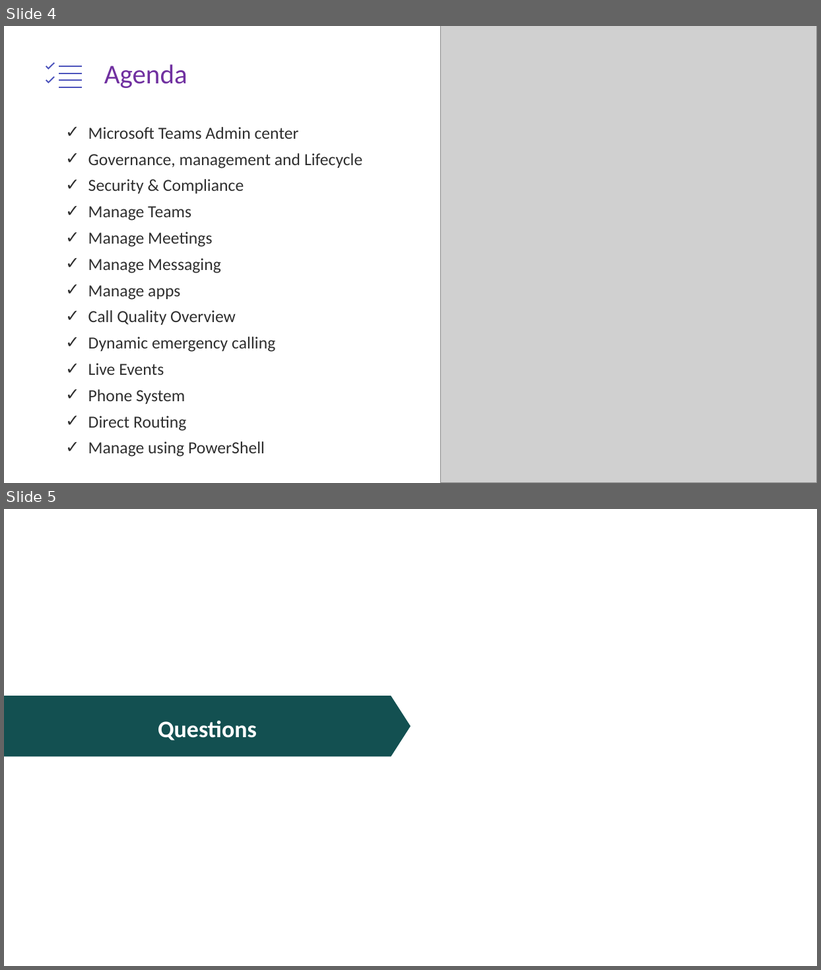
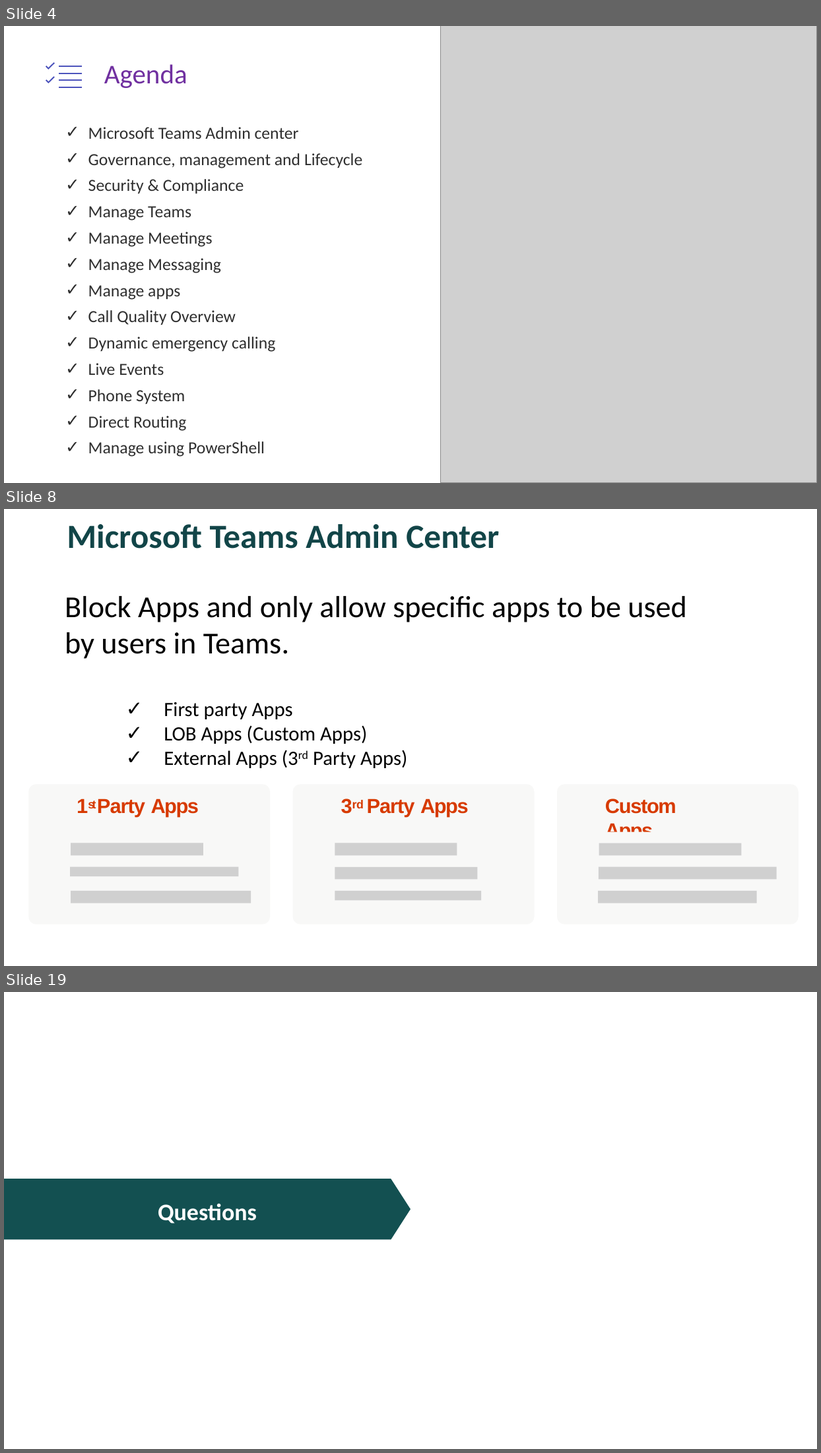
Before and after one commit to JPOWER4/MicrosoftTeams, a slide deck: MicrosoftTeams-Admin.pptx. Shown one above the other, each under a label of ours: slides 4 and 5 before the commit, slides 4, 8 and 19 after it; the slides between them are not shown. The pictures are 821x970 and 821x1453 pixels, drawn with LibreOffice and Linux fonts; fonts in the diff are those of the drawing; grey boxes stand for pictures; background and template pictures are left out. Boxes give left, top, right and bottom in pixels: in the first picture for what was removed or moved away, otherwise in the second. Text is boxed around its words. In the diff, an @@ line names an element or a change of style, - is before the commit and + after.

```diff
--- a/MicrosoftTeams-Admin.pptx
+++ b/MicrosoftTeams-Admin.pptx
@@ slide 8 added at (x1=4, y1=509, x2=817, y2=966), background #FFFFFF @@
@@ text added at (x1=67, y1=524, x2=499, y2=549), 40 pt, text #124548, bold @@
+Microsoft Teams Admin Center
@@ text added at (x1=65, y1=596, x2=687, y2=768), 24 pt, text #000000 @@
+Block Apps and only allow specific apps to be used by users in Teams.
+    ✓ First party Apps
+    ✓ LOB Apps (Custom Apps)
+    ✓ External Apps (3rd Party Apps)
@@ freeform shape added at (x1=28, y1=785, x2=270, y2=925), fill #F8F8F7 @@
@@ freeform shape added at (x1=293, y1=785, x2=535, y2=925), fill #F8F8F7 @@
@@ freeform shape added at (x1=557, y1=785, x2=799, y2=925), fill #F8F8F7 @@
@@ text added at (x1=97, y1=799, x2=199, y2=817), 24 pt, text #D73A00, bold @@
+1st Party Apps
@@ text added at (x1=367, y1=799, x2=469, y2=817), 24 pt, text #D73A00, bold @@
+3rd Party Apps
@@ text added at (x1=605, y1=799, x2=677, y2=832), 24 pt, text #D73A00, bold @@
+Custom Apps
@@ freeform shape added at (x1=34, y1=832, x2=271, y2=912), fill #F8F8F7 @@
@@ picture added at (x1=71, y1=843, x2=203, y2=856) @@
@@ freeform shape added at (x1=298, y1=832, x2=517, y2=912), fill #F8F8F7 @@
@@ picture added at (x1=335, y1=843, x2=457, y2=856) @@
@@ freeform shape added at (x1=563, y1=832, x2=798, y2=912), fill #F8F8F7 @@
@@ picture added at (x1=599, y1=843, x2=741, y2=855) @@
@@ picture added at (x1=70, y1=867, x2=238, y2=877) @@
@@ picture added at (x1=335, y1=867, x2=478, y2=879) @@
@@ picture added at (x1=599, y1=867, x2=777, y2=880) @@
@@ picture added at (x1=71, y1=891, x2=251, y2=904) @@
@@ picture added at (x1=335, y1=891, x2=482, y2=901) @@
@@ picture added at (x1=598, y1=891, x2=757, y2=904) @@
@@ what was slide 5 is now slide 19 @@
```
Also in this commit, not shown: 13 other slides added, 16 other files.
